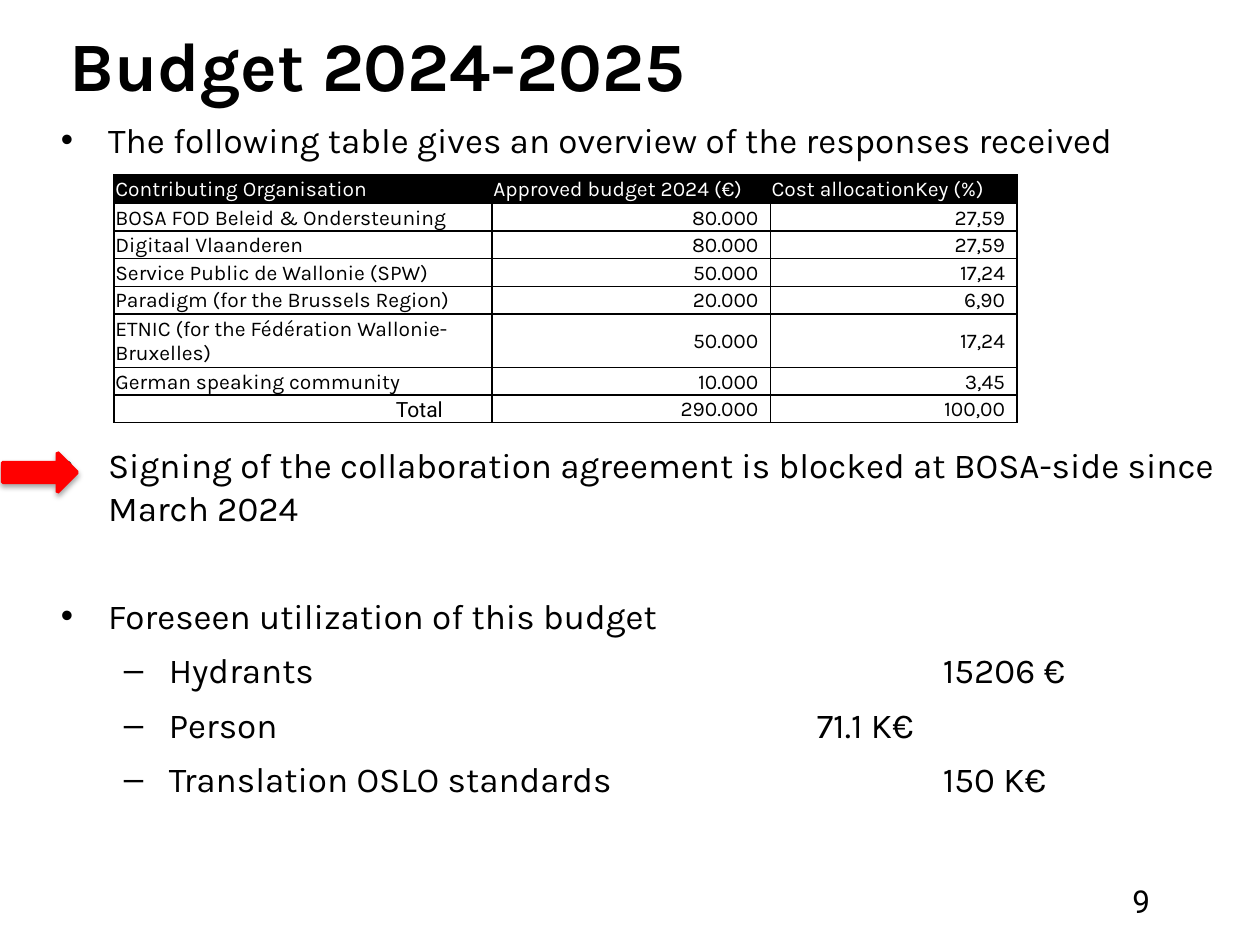
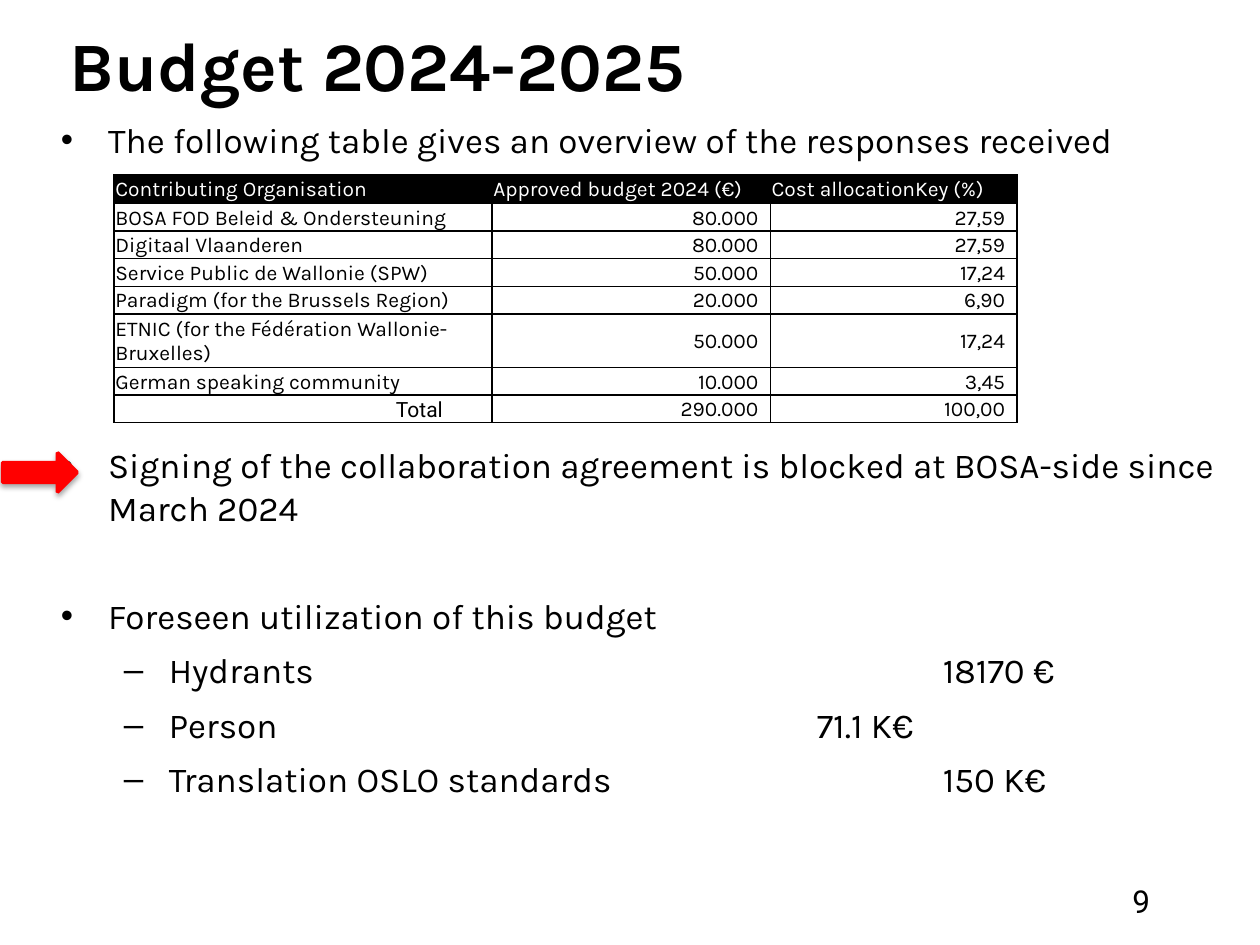
Before and after one commit to belgif/review, a slide deck: slide 9 of Meetings/2024-06-12/ICEG_standardisation_20240626.pptx. Drawn at 1260x945 pixels with LibreOffice and Linux fonts; fonts in the diff are those of the drawing. Boxes give left, top, right and bottom in pixels: in the first picture for what was removed or moved away, otherwise in the second. Text is boxed around its words. In the diff, an @@ line names an element or a change of style, - is before the commit and + after.

Commit message:
Updated add.budget for Hydrants
Cfr mail received from PwC on 2024-06-21

```diff
--- a/Meetings/2024-06-12/ICEG_standardisation_20240626.pptx
+++ b/Meetings/2024-06-12/ICEG_standardisation_20240626.pptx
@@ text at <box>169,659,1025,692</box>: text changed @@
-  – Hydrants 15206 €
+  – Hydrants 18170 €
```
Also in this commit, not shown: 3 other slides changed.
